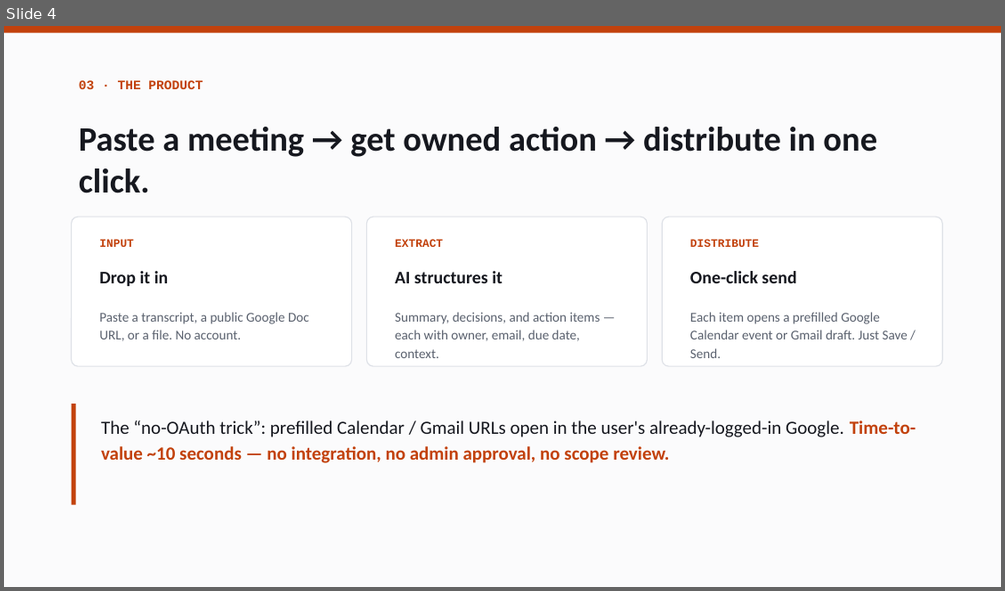
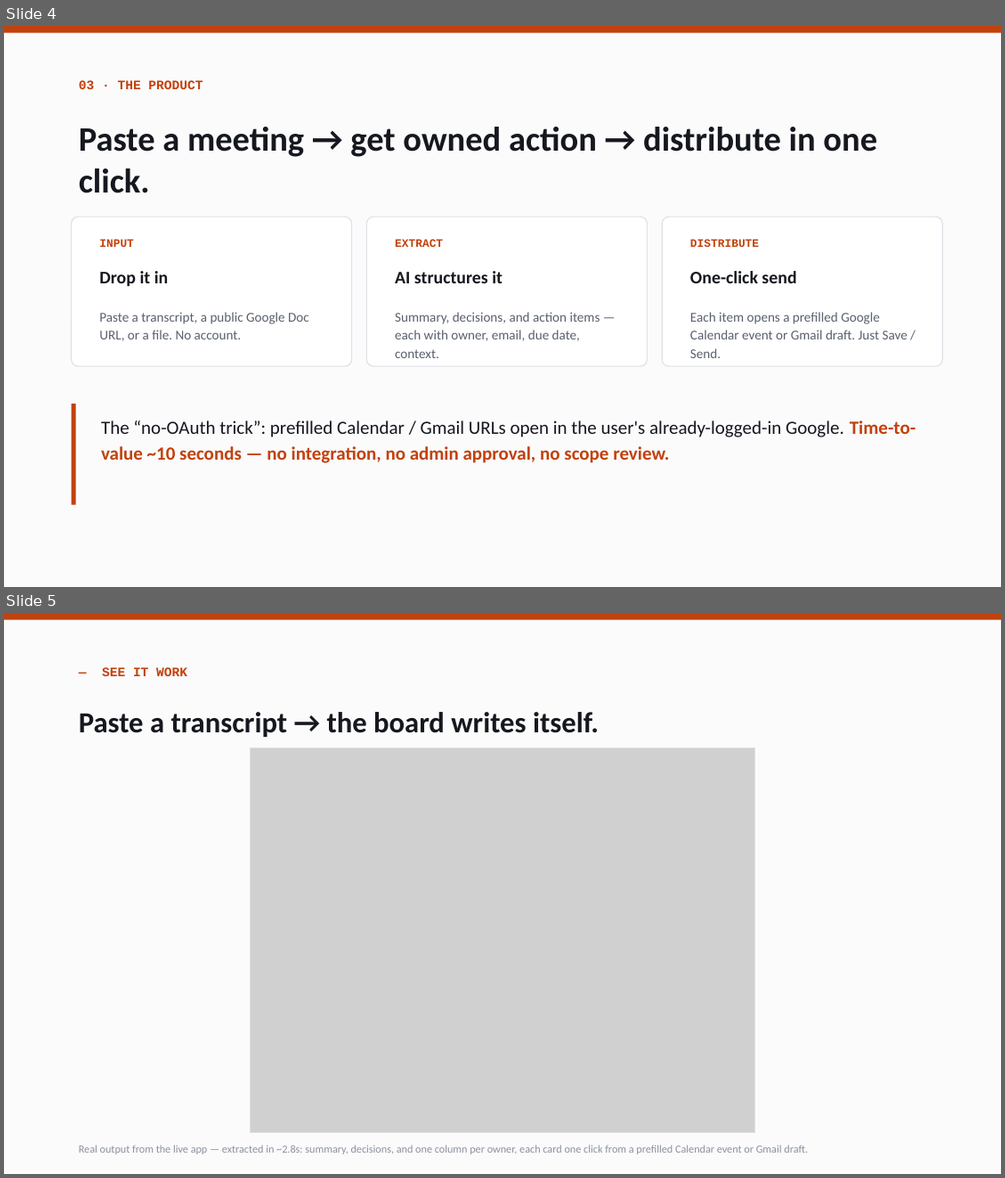
Before and after one commit to Shubham-33/postmeet, a slide deck: docs/postmeet-pitch.pptx. Shown one above the other, each under a label of ours: slide 4 before the commit, slides 4 and 5 after it. The pictures are 1005x591 and 1005x1178 pixels, drawn with LibreOffice and Linux fonts; fonts in the diff are those of the drawing; grey boxes stand for pictures. Boxes give left, top, right and bottom in pixels: in the first picture for what was removed or moved away, otherwise in the second. Text is boxed around its words. In the diff, an @@ line names an element or a change of style, - is before the commit and + after.

```diff
--- a/docs/postmeet-pitch.pptx
+++ b/docs/postmeet-pitch.pptx
@@ slide 5 added at [4,613,1001,1174], background #FFFFFF @@
@@ rectangle added at [4,613,1001,1174], fill #FBFBFC @@
@@ rectangle added at [4,613,1001,620], fill #C2410C @@
@@ text added at [102,667,187,676], 12.5 pt, text #C2410C, bold @@
+— SEE IT WORK
@@ text added at [79,712,599,737], 28 pt, text #16181F, bold @@
+Paste a transcript → the board writes itself.
@@ picture added at [251,747,755,1133] @@
@@ rectangle added at [251,747,755,1133], outline #DEE1E7 1 pt @@
@@ text added at [79,1144,808,1154], 10.5 pt, text #8B919D @@
+Real output from the live app — extracted in ~2.8s: summary, decisions, and one column per owner, each card one click from a prefilled Calendar event or Gmail draft.
```
Also in this commit, not shown: 3 slides changed, 2 other files.
